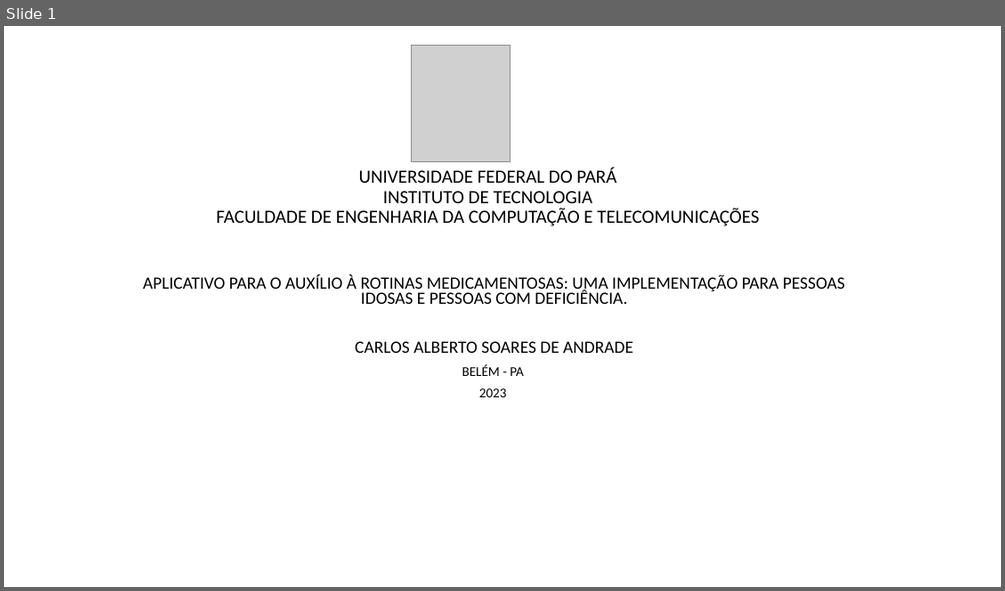
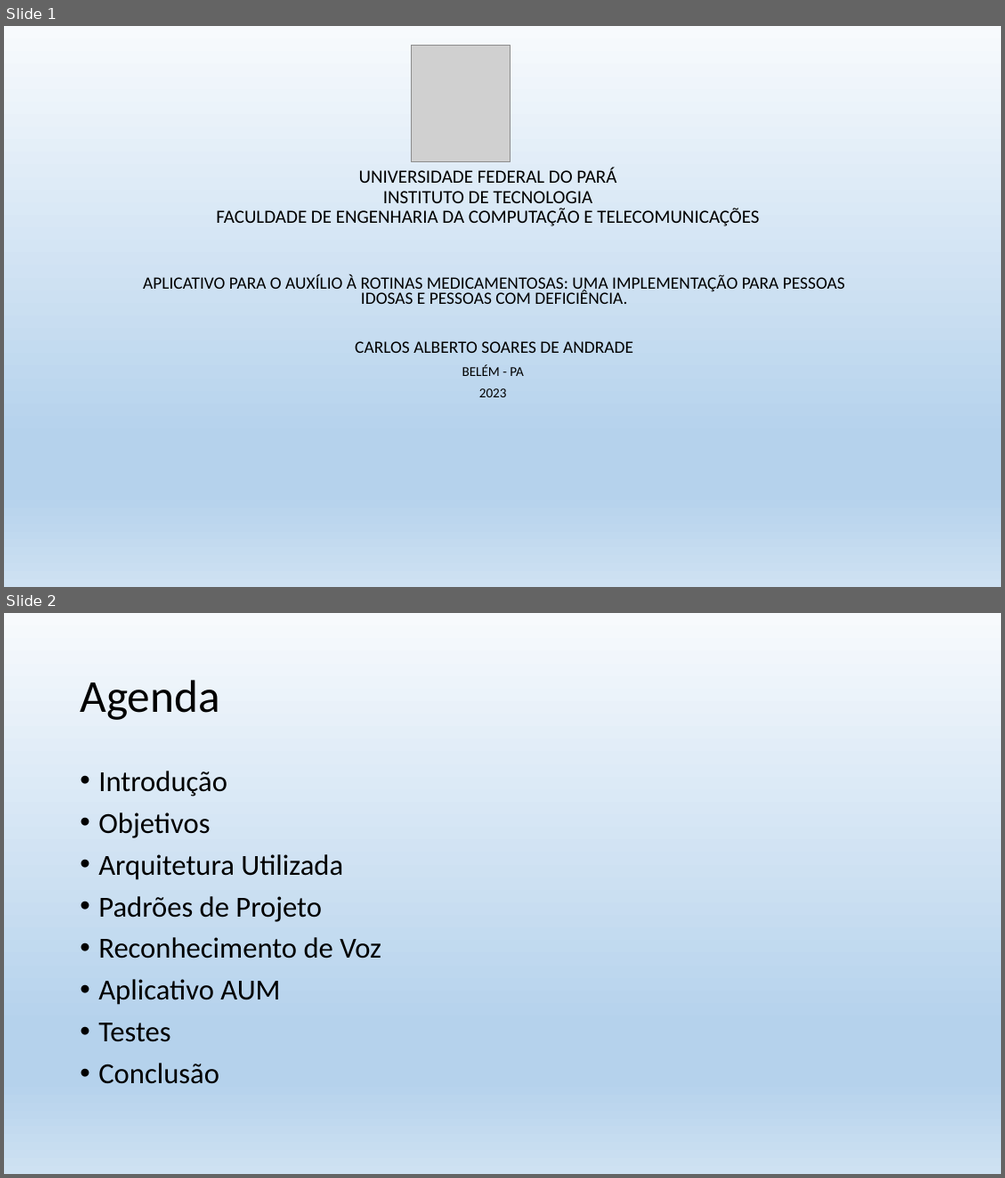
Before and after one commit to casdea/tcc-engenharia-da-computacao, a slide deck: APRESENTACAO-TCC-2.pptx. Shown one above the other, each under a label of ours: slide 1 before the commit, slides 1 and 2 after it. The pictures are 1005x591 and 1005x1178 pixels, drawn with LibreOffice and Linux fonts; fonts in the diff are those of the drawing; grey boxes stand for pictures. Boxes give left, top, right and bottom in pixels: in the first picture for what was removed or moved away, otherwise in the second. Text is boxed around its words. In the diff, an @@ line names an element or a change of style, - is before the commit and + after.

```diff
--- a/APRESENTACAO-TCC-2.pptx
+++ b/APRESENTACAO-TCC-2.pptx
@@ slide 2 added at box(4, 613, 1001, 1174), background gradient #F7FAFD to #B5D2EC to #CEE1F2 @@
@@ title added at box(80, 680, 219, 720), 44 pt, text #000000 @@
+Agenda
@@ text added at box(98, 771, 381, 1084), 28 pt, text #000000 @@
+• Introdução
+• Objetivos
+• Arquitetura Utilizada
+• Padrões de Projeto
+• Reconhecimento de Voz
+• Aplicativo AUM
+• Testes
+• Conclusão
@@ slide 1 changed as well @@
@@ background #FFFFFF to gradient #F7FAFD to #B5D2EC to #CEE1F2 @@
```
Also in this commit, not shown: 14 other slides changed, 6 other slides added, 4 other files.
